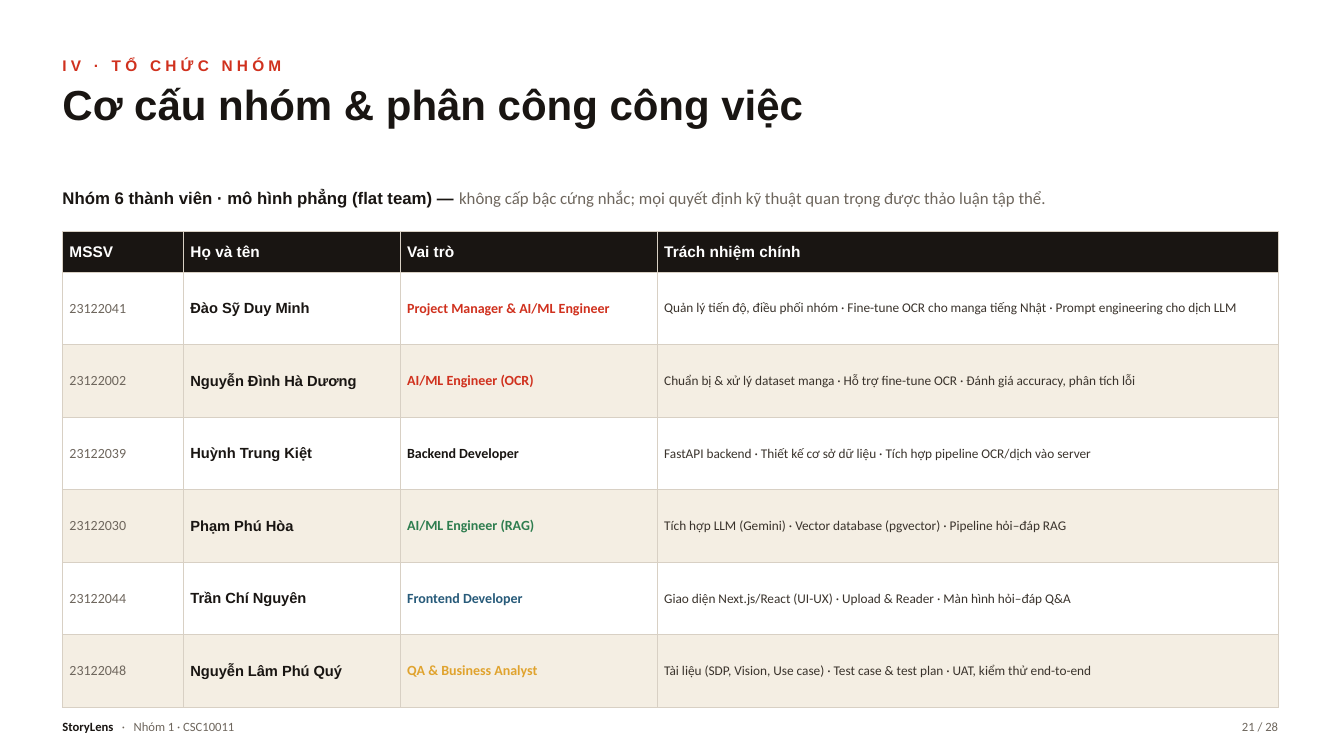
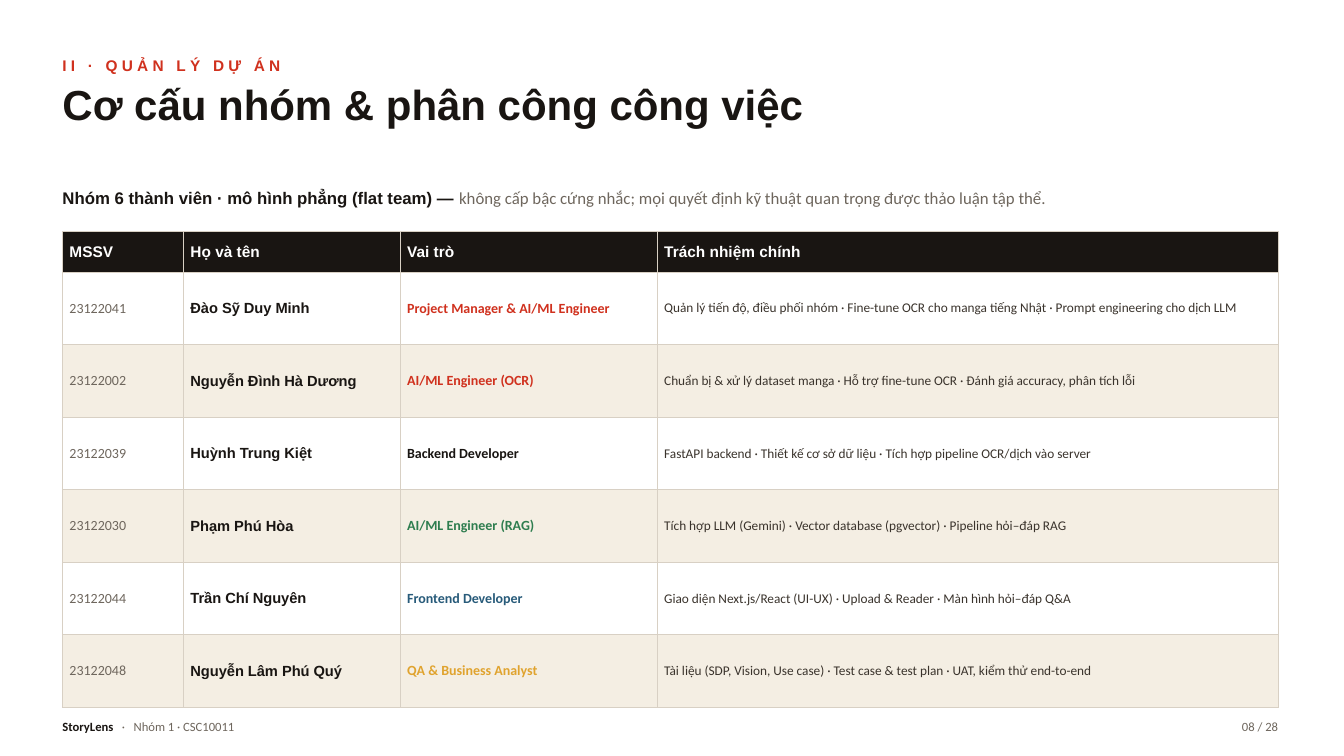
Before and after one commit to trungkiet2005/storylen, a slide deck: slide 8 of docs/presentation/StoryLens_Presentation.pptx (slide 21 before the commit). Drawn at 1344x756 pixels with LibreOffice and Linux fonts; fonts in the diff are those of the drawing. Boxes give left, top, right and bottom in pixels: in the first picture for what was removed or moved away, otherwise in the second. Text is boxed around its words. In the diff, an @@ line names an element or a change of style, - is before the commit and + after.

```diff
--- a/docs/presentation/StoryLens_Presentation.pptx
+++ b/docs/presentation/StoryLens_Presentation.pptx
@@ text at <box>62,59,280,74</box>: text changed @@
-IV · TỔ CHỨC NHÓM
+II · QUẢN LÝ DỰ ÁN
@@ text at <box>1242,722,1278,731</box>: text changed @@
-21 / 28
+08 / 28
```
Also in this commit, not shown: 22 other slides changed, 5 other files.
